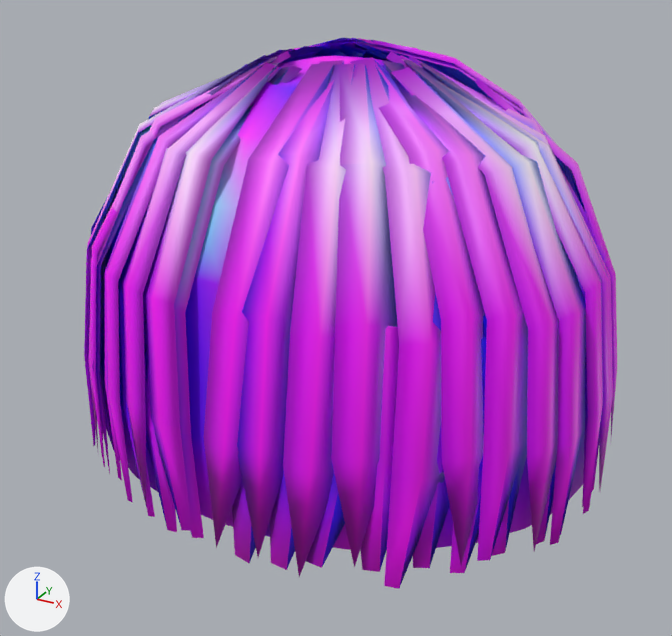
What one commit did to the glTF model assets/models/hair/bob_low.glb.
The view is the same before and after, from a camera (50 mm lens) standing at (0.72, -1.339, 1.024) and looking at (0.039, -0.101, 0.405). Lighting does not change. The marker at lower left points along +X, +Y and +Z. The first picture is the older version. Vertices at exactly the same position are counted once.

In view in the first picture: 'bob'.
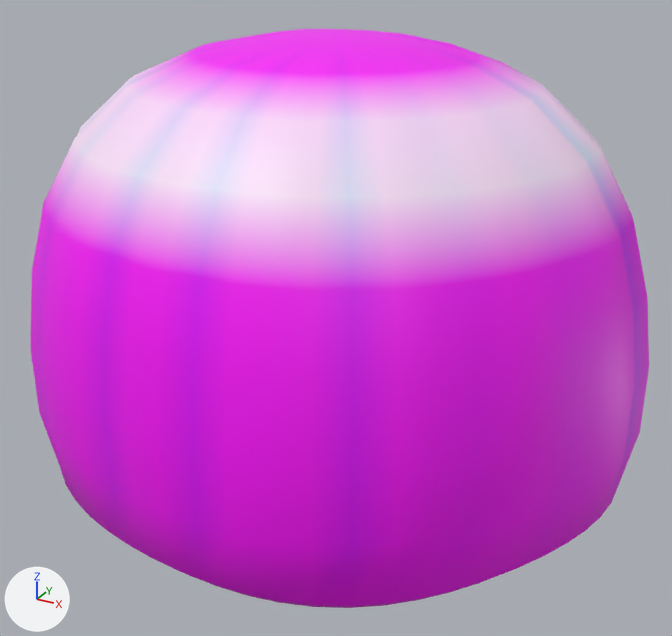
What differs and where, as boxes (x1, y1, x2, y2) in the pictures (672 x 636 px):
'bob', reshaped (16% wider)
    before: (84, 38, 617, 589)
    after: (31, 29, 649, 608)
part 1 of me_bob, rebuilt (mostly hidden before)
    before: (101, 56, 585, 550)
    after: (31, 29, 649, 608)
part 2 of me_bob, deleted (purple)
    before: (84, 38, 617, 589)

The change, as a diff of the scene's bpy script:
```diff
--- a/assets/models/hair/bob_low.glb.py
+++ b/assets/models/hair/bob_low.glb.py
@@ me_bob @@
 # used by ob_bob; location = (0.0, 0.0, 0.0)
-me_bob.from_pydata(...)  # 1447 vertices, 2522 faces; spans x -0.478..0.479, y -0.412..0.351, z 0.112..0.835
+me_bob.from_pydata(...)  # 962 vertices, 1860 faces; spans x -0.517..0.525, y -0.522..0.358, z 0.121..0.854
+# me_bob part 1: the loose piece of 275 vertices spanning x -0.454..0.454, y -0.392..0.206, z 0.165..0.81 is rebuilt with 961 vertices and now spans x -0.517..0.525, y -0.522..0.358, z 0.121..0.85
+# me_bob part 2: 92 loose pieces with 1172 vertices, spanning x -0.478..0.479, y -0.412..0.351, z 0.112..0.835, are deleted
+# other edits to the shape of me_bob do not show in these pictures
 me_bob.materials.append(mat_defaultmaterial)
```
